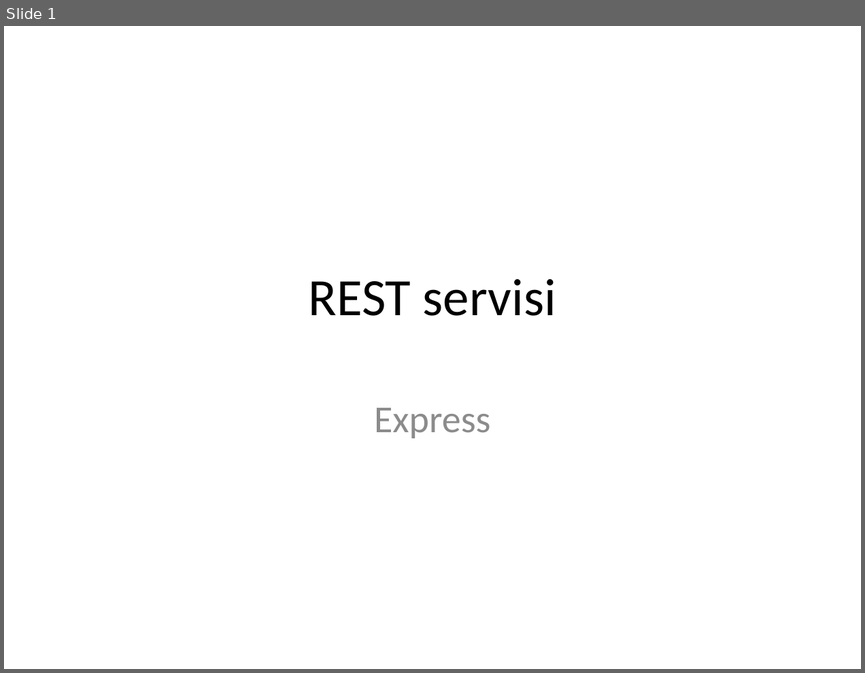
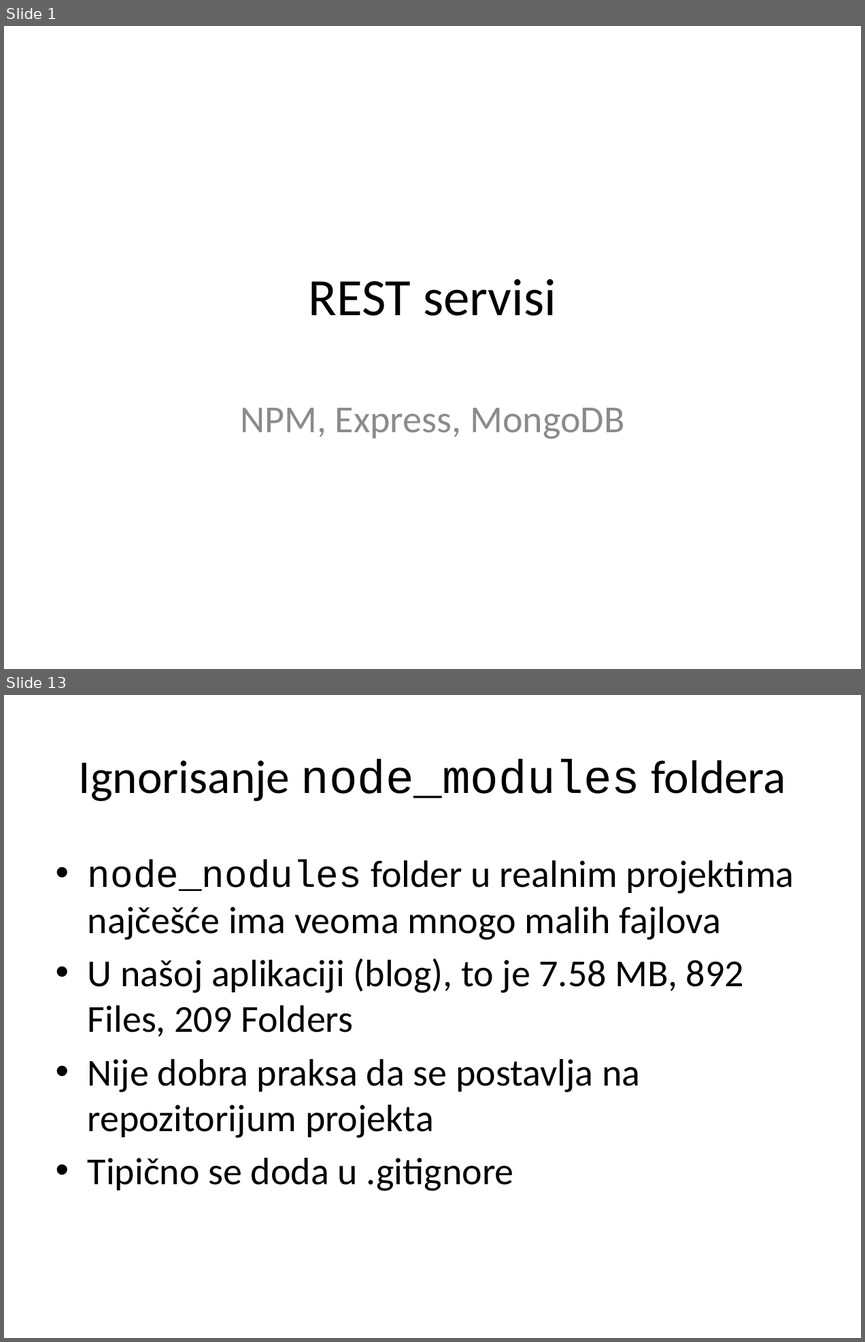
Before and after one commit to XWS2016/BackEnd, a slide deck: 02_REST_servisi/BackEnd_02_REST_servisi.pptx. Shown one above the other, each under a label of ours: slide 1 before the commit, slides 1 and 13 after it; the slides between them are not shown. The pictures are 865x673 and 865x1342 pixels, drawn with LibreOffice and Linux fonts; fonts in the diff are those of the drawing. Boxes give left, top, right and bottom in pixels: in the first picture for what was removed or moved away, otherwise in the second. Text is boxed around its words. In the diff, an @@ line names an element or a change of style, - is before the commit and + after.

```diff
--- a/02_REST_servisi/BackEnd_02_REST_servisi.pptx
+++ b/02_REST_servisi/BackEnd_02_REST_servisi.pptx
@@ slide 13 added at [4,695,861,1338], background #FFFFFF @@
@@ title added at [79,759,786,801], 39.6 pt, text #000000 @@
+Ignorisanje node_modules foldera
@@ text added at [88,860,794,1191], 32 pt, text #000000 @@
+• node_nodules folder u realnim projektima najčešće ima veoma mnogo malih fajlova
+• U našoj aplikaciji (blog), to je 7.58 MB, 892 Files, 209 Folders
+• Nije dobra praksa da se postavlja na repozitorijum projekta
+• Tipično se doda u .gitignore
@@ slide 1 changed as well @@
@@ subtitle at [240,407,624,439]: text changed @@
-Express
+NPM, Express, MongoDB
```
Also in this commit, not shown: 25 other slides added, 1 slide removed, 12 other files.
